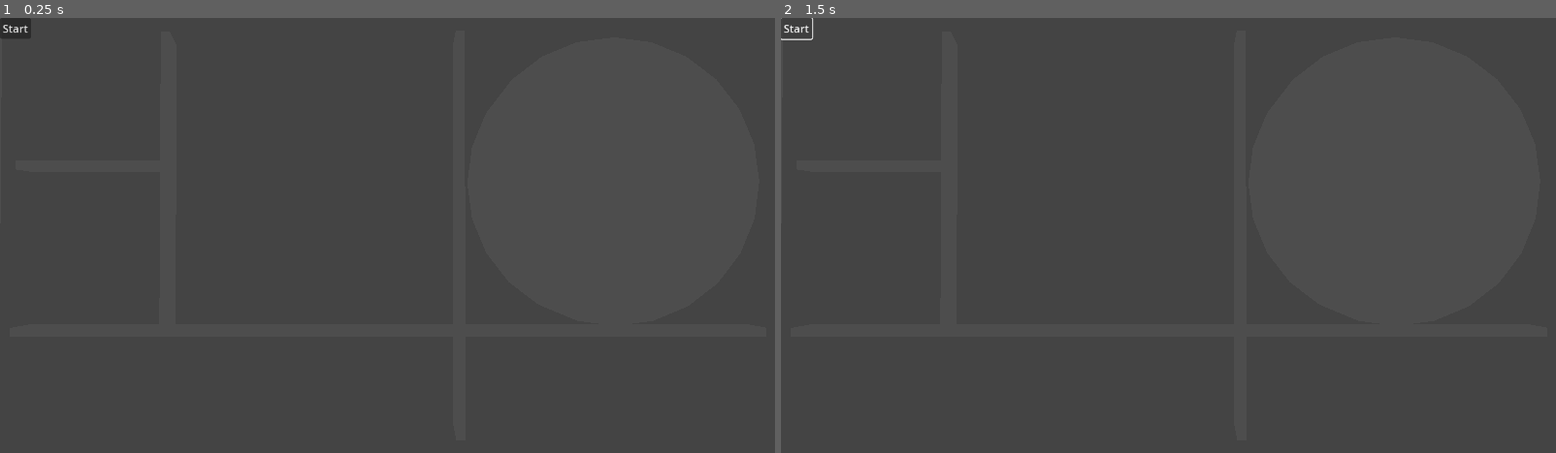
Above: before the commit, frames 1-2 (left to right).
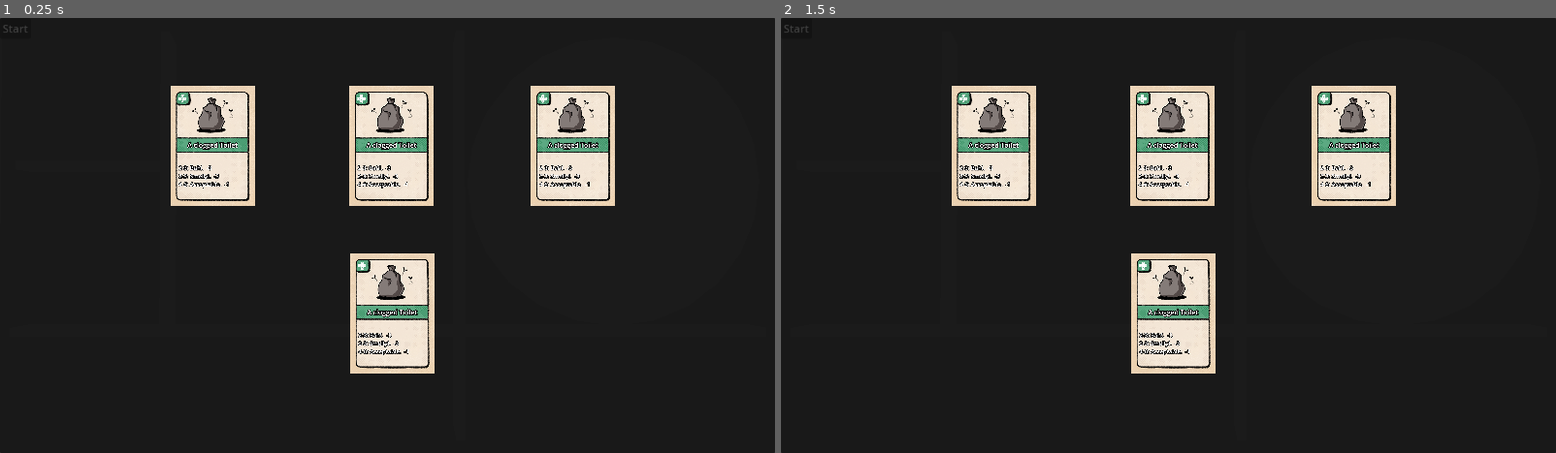
Above: after the commit, the same moments.

Repository: Lievven/weak-end-energy
Game: Godot game, scene res://jans_scene.tscn
The game is run twice, just before and just after one commit, with the same random seed, the same clock (stepped at 60 frames per second) and the same inputs. The project has no main scene, so this scene is started directly.
Inputs (mouse positions are in pixels of both pictures, inside the frame that each line leads up to):
- Up to frame 1 (0.25 s): no input
- Up to frame 2 (1.5 s): click (1168, 235) at 0.52 s; click "Start" at 1.25 s

The runs differ from the first frame. In frame 1, 99% of the frame differs, in the area x 0-100%, y 0-100%; in frame 2, 100%.

Commit message:
you can stage card!

Diff:
--- a/Godot/card_ui/card_hand.gd
+++ b/Godot/card_ui/card_hand.gd
@@ -9,12 +9,17 @@
 
 var card_slots = []
 
+func _enter_tree():
+	Fred.game_state_wrapper_changed.connect(game_state_wrapper_changed)
+
+func _exit_tree():
+	Fred.game_state_wrapper_changed.disconnect(game_state_wrapper_changed)
+
 func disable_cards(enabled = false):
 	cards_enabled = enabled
 	for child in $SlotContainer.get_children(true):
 		if child is CardSlot:
 			child.card_active = enabled
-
 
 func _ready() -> void:
 	Fred.update_cards.connect(update_cards)
@@ -33,3 +38,8 @@
 	var separator = Control.new()
 	separator.custom_minimum_size = Vector2(separator_size, 0)
 	$SlotContainer.add_child(separator)
+
+func game_state_wrapper_changed(gsw : game_state_wrapper):
+	if !gsw.is_game_started(): return;
+
+	disable_cards(gsw.get_local_player().stagedCard == null);
--- a/Godot/fred.gd
+++ b/Godot/fred.gd
@@ -5,6 +5,7 @@
 signal update_player(player)
 signal game_ended
 signal update_cards(cards)
+signal game_state_wrapper_changed(v:game_state_wrapper);
 
 var url = "localhost:8081"
 @onready var http = HTTPRequest.new()
@@ -12,6 +13,7 @@
 var previous_turn = -1
 var previous_version = 0
 var user_id = "Player0"
+var current_game_state_wrapper : game_state_wrapper;
 
 func _ready() -> void:
 	add_child(http)
@@ -49,6 +51,8 @@
 		return
 	previous_version = json["version"]
 
+	current_game_state_wrapper = game_state_wrapper.new(json, user_id);
+
 	if json["ended"]:
 		game_ended.emit()
 
@@ -67,3 +71,5 @@
 			update_cards.emit(player["hand"])
 
 		break
+
+	game_state_wrapper_changed.emit(current_game_state_wrapper)
--- /dev/null
+++ b/Godot/gameStateWrapper.gd
@@ -0,0 +1,45 @@
+class_name game_state_wrapper;
+extends Object
+
+var inner_game_state;
+var inner_user_id;
+
+func _init(game_state, user_id):
+	inner_user_id = user_id;
+	inner_game_state = game_state;
+
+func is_game_started()->bool:
+	return get_turn_index() >= 0;
+
+func get_local_player():
+	for player in inner_game_state.players:
+		if player.name == inner_user_id:
+			return player;
+	return null;
+
+func get_total_player_count():
+	return inner_game_state.players.size();
+
+func get_remote_player_count():
+	return get_total_player_count() - 1;
+
+#remote player index should be between 0 and 2
+func get_remote_player(remote_player_index:int):
+	for player in inner_game_state.players:
+		if player.name == inner_user_id:
+			continue
+
+		remote_player_index-=1;
+
+		if remote_player_index<0:
+			return player
+	return null;
+
+func get_turn_index()->int:
+	return inner_game_state.turnIndex;
+
+func get_is_staging_phase()->bool:
+	return inner_game_state.phaseIndex == 0;
+
+func get_is_choosing_activity_phase()->bool:
+	return inner_game_state.phaseIndex == 1;
--- a/Godot/jans_scene.tscn
+++ b/Godot/jans_scene.tscn
@@ -1,8 +1,9 @@
-[gd_scene load_steps=5 format=3 uid="uid://e8bhwjkcn0ir"]
+[gd_scene load_steps=6 format=3 uid="uid://e8bhwjkcn0ir"]
 
 [ext_resource type="PackedScene" uid="uid://dwansns35h8w4" path="res://card_ui/card_hand.tscn" id="2_n0yoy"]
 [ext_resource type="PackedScene" uid="uid://dwrs03074tgo1" path="res://resources/board_and_clock.fbx" id="2_vslsf"]
 [ext_resource type="Script" uid="uid://dfinw6b8dggu" path="res://button.gd" id="3_n0yoy"]
+[ext_resource type="PackedScene" uid="uid://boxlrrifk2hh1" path="res://staging/staging_area.tscn" id="4_xrgg8"]
 
 [sub_resource type="Environment" id="Environment_vslsf"]
 ambient_light_color = Color(1, 1, 1, 1)
@@ -27,4 +28,6 @@
 text = "Start"
 script = ExtResource("3_n0yoy")
 
+[node name="StagingArea" parent="." instance=ExtResource("4_xrgg8")]
+
 [connection signal="pressed" from="CardHand/Button" to="CardHand/Button" method="_on_pressed"]
--- /dev/null
+++ b/Godot/staging/staging_area.tscn
@@ -0,0 +1,62 @@
+[gd_scene load_steps=3 format=3 uid="uid://boxlrrifk2hh1"]
+
+[ext_resource type="Script" uid="uid://dxguqdt6uw231" path="res://staging/staging_area_controller.gd" id="1_efrie"]
+[ext_resource type="PackedScene" uid="uid://1qdglknracov" path="res://staging/staging_card_container.tscn" id="2_o7k1v"]
+
+[node name="StagingArea" type="Control" node_paths=PackedStringArray("local_player_card", "remote_player_cards", "choose_phase_result_button")]
+layout_mode = 3
+anchors_preset = 15
+anchor_right = 1.0
+anchor_bottom = 1.0
+grow_horizontal = 2
+grow_vertical = 2
+mouse_filter = 2
+script = ExtResource("1_efrie")
+local_player_card = NodePath("OwnStagingCardContainer")
+remote_player_cards = [NodePath("OtherPlayer2CardContainer"), NodePath("OtherPlayer3CardContainer"), NodePath("OtherPlayer4CardContainer")]
+choose_phase_result_button = NodePath("BlockingButton")
+
+[node name="BlockingButton" type="Button" parent="."]
+layout_mode = 1
+anchors_preset = 15
+anchor_right = 1.0
+anchor_bottom = 1.0
+grow_horizontal = 2
+grow_vertical = 2
+
+[node name="ColorRect" type="ColorRect" parent="BlockingButton"]
+layout_mode = 1
+anchors_preset = 15
+anchor_right = 1.0
+anchor_bottom = 1.0
+grow_horizontal = 2
+grow_vertical = 2
+color = Color(0, 0, 0, 0.407843)
+
+[node name="OwnStagingCardContainer" parent="." instance=ExtResource("2_o7k1v")]
+layout_mode = 1
+offset_left = -55.0
+offset_top = 25.0
+offset_right = 71.0
+offset_bottom = 206.0
+
+[node name="OtherPlayer3CardContainer" parent="." instance=ExtResource("2_o7k1v")]
+layout_mode = 1
+offset_left = -56.0
+offset_top = -224.0
+offset_right = 70.0
+offset_bottom = -43.0
+
+[node name="OtherPlayer2CardContainer" parent="." instance=ExtResource("2_o7k1v")]
+layout_mode = 1
+offset_left = -322.0
+offset_top = -224.0
+offset_right = -196.0
+offset_bottom = -43.0
+
+[node name="OtherPlayer4CardContainer" parent="." instance=ExtResource("2_o7k1v")]
+layout_mode = 1
+offset_left = 214.0
+offset_top = -224.0
+offset_right = 340.0
+offset_bottom = -43.0
--- /dev/null
+++ b/Godot/staging/staging_area_controller.gd
@@ -0,0 +1,49 @@
+class_name staging_area_controller
+extends Control
+
+@export var local_player_card : staging_card_container
+@export var remote_player_cards : Array[staging_card_container]
+@export var choose_phase_result_button : Button
+
+var prev_game_state_wrapper : game_state_wrapper;
+var is_showing_choose_phase_result : bool;
+
+func _enter_tree():
+	Fred.game_state_wrapper_changed.connect(game_state_wrapper_changed);
+
+func _exit_tree():
+	Fred.game_state_wrapper_changed.disconnect(game_state_wrapper_changed);
+
+func game_state_wrapper_changed(gsw : game_state_wrapper):
+
+	if !gsw.is_game_started() :
+		visible = false
+		return;
+	else:
+		visible = true;
+
+	choose_phase_result_button.process_mode =Node.PROCESS_MODE_INHERIT if is_showing_choose_phase_result else Node.PROCESS_MODE_DISABLED
+	choose_phase_result_button.visible = is_showing_choose_phase_result
+	choose_phase_result_button.mouse_filter = Control.MOUSE_FILTER_STOP if is_showing_choose_phase_result else MOUSE_FILTER_PASS
+	choose_phase_result_button.disabled = !is_showing_choose_phase_result;
+	if is_showing_choose_phase_result : return;
+
+	for i in range(gsw.get_remote_player_count()-1, remote_player_cards.size()):
+		remote_player_cards[i].set_hidden();
+
+	if gsw.get_is_staging_phase():
+		var local_player = gsw.get_local_player();
+		local_player_card.set_staging(local_player.stagedCard);
+		for remote_player_index in range(gsw.get_remote_player_count()):
+			var remote_player = gsw.get_remote_player(remote_player_index)
+			remote_player_cards[remote_player_index].set_staging(remote_player.stagedCard)
+
+	if gsw.get_is_choosing_activity_phase():
+		var local_player = gsw.get_local_player();
+		var local_selection = local_player.chosenCard;
+		var local_selection_id = null if local_selection == null else local_selection.id;
+
+		local_player_card.set_choosing(local_player.stagedCard, local_selection_id);
+		for remote_player_index in range(gsw.get_remote_player_count()):
+			var remote_player = gsw.get_remote_player(remote_player_index)
+			remote_player_cards[remote_player_index].set_choosing(remote_player.stagedCard, local_selection_id)
--- /dev/null
+++ b/Godot/staging/staging_card_container.gd
@@ -0,0 +1,35 @@
+class_name staging_card_container
+extends Control
+
+@export var card : Card
+@export var isLocalPlayerCard : bool
+@export var local_selection_scale : float
+
+func set_staging(cardData):
+	if(cardData == null || !isLocalPlayerCard):
+		set_hidden();
+		return;
+
+	process_mode = Node.PROCESS_MODE_INHERIT
+	visible = true;
+
+	card.generate_card(cardData)
+	var scale_factor = 1
+	scale = Vector3.ONE * scale_factor;
+
+func set_choosing(cardData, locally_selected_card_Id):
+	if(cardData == null):
+		set_hidden();
+		return;
+
+	process_mode = Node.PROCESS_MODE_INHERIT
+	visible = true;
+
+	card.generate_card(cardData)
+	var isLocallySelected = locally_selected_card_Id != null && cardData.id == locally_selected_card_Id;
+	var scale_factor = local_selection_scale if isLocallySelected else 1;
+	scale = Vector2.ONE * scale_factor;
+
+func set_hidden():
+	process_mode = Node.PROCESS_MODE_DISABLED;
+	visible = false
--- /dev/null
+++ b/Godot/staging/staging_card_container.tscn
@@ -0,0 +1,34 @@
+[gd_scene load_steps=3 format=3 uid="uid://1qdglknracov"]
+
+[ext_resource type="PackedScene" uid="uid://dcm74fvn1poc" path="res://cards/card.tscn" id="1_0n6p1"]
+[ext_resource type="Script" uid="uid://m4k7bcg3cdf3" path="res://staging/staging_card_container.gd" id="1_qtg4a"]
+
+[node name="StagingCardContainer" type="Control" node_paths=PackedStringArray("card")]
+layout_mode = 3
+anchors_preset = 8
+anchor_left = 0.5
+anchor_top = 0.5
+anchor_right = 0.5
+anchor_bottom = 0.5
+offset_left = -60.0
+offset_top = -20.0
+offset_right = 66.0
+offset_bottom = 161.0
+grow_horizontal = 2
+grow_vertical = 2
+pivot_offset = Vector2(64.91, 100.335)
+script = ExtResource("1_qtg4a")
+card = NodePath("Card")
+local_selection_scale = 1.4
+
+[node name="Card" parent="." instance=ExtResource("1_0n6p1")]
+layout_mode = 1
+anchors_preset = 8
+anchor_top = 0.5
+anchor_bottom = 0.5
+offset_left = -1.0
+offset_top = -89.5
+offset_right = -1.0
+offset_bottom = -89.5
+grow_vertical = 2
+scale = Vector2(0.14, 0.14)
Not shown, added: Godot/gameStateWrapper.gd.uid
Not shown, added: Godot/staging/staging_area_controller.gd.uid
Not shown, added: Godot/staging/staging_card_container.gd.uid
Not shown, changed: NodeJS/index.js
